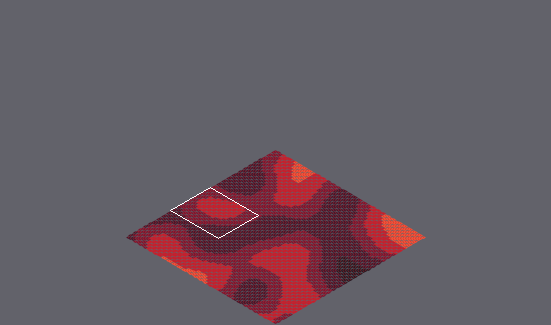
Tiled map: marswars/resources/mapAssets/loadmap.tmx. The first picture is a wide view before the edit; the outline marks the close-up.
Close-up. First the earlier version:
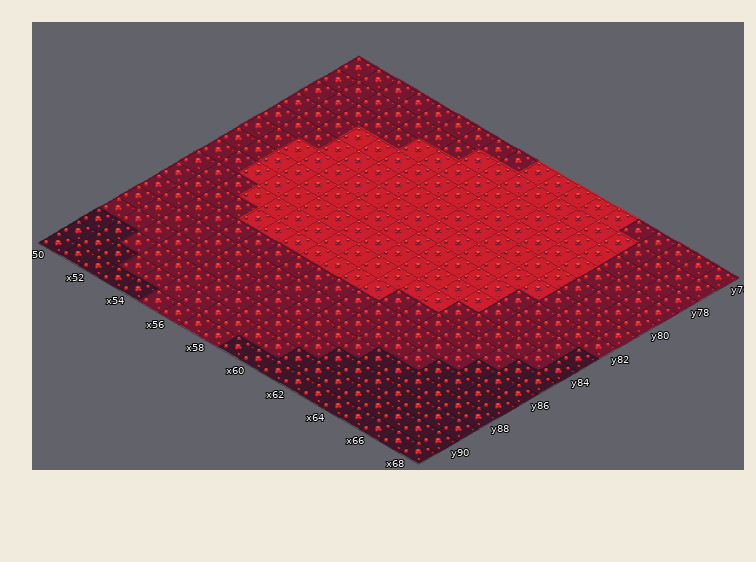
Cells are 55x32 px. Isometric: x runs down to the right, y down to the left. Shown: x 50..68, y 76..91. The commit also changed other parts of the map, which this record leaves out. The old version is drawn lined up with the new one.
And afterwards:
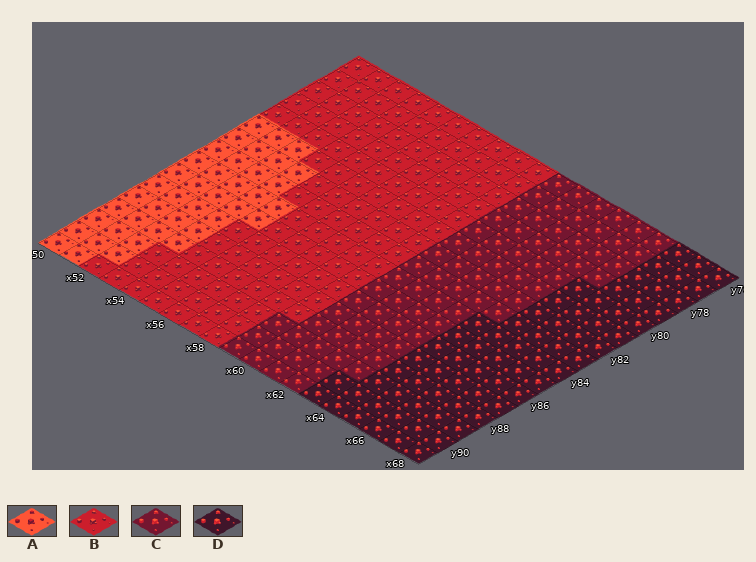
Key: from "tileset1": A 10 "mars006", B 11 "mars007", C 12 "mars008", D 13 "mars009".
_ is an empty cell.
The edit:
map size 100x100 -> 150x150 cells (old content now starts at 50,50; both pictures use the new coordinates)
Layer "Tile Layer 1":
y 76: x 50..58 CCCCCCCCC -> BBBBBBBBB; x 60..63 BBBB -> CCCC; x 66..68 CCC -> DDD
y 77: x 50..56 CCCCCCC -> BBBBBBB; x 60..64 BBBBB -> CCCCC; x 66..68 CCC -> DDD
y 78: x 50..54 CCCCC -> BBBBB; x 60..64 BBBBB -> CCCCC; x 66..68 CCC -> DDD
y 79: x 50..52 CCC -> BBB; x 60..64 BBBBB -> CCCCC; x 66..68 CCC -> DDD
y 80: x 50..52 CCC -> BBB; x 60..68 BBBBBCCCC -> CCCCCDDDD
y 81: x 50..52 CCB -> AAA; x 60..68 BBBBBCCCC -> CCCCCDDDD
y 82: x 50..53 CCBB -> AAAA; x 60..63 BBBB -> CCCC; x 65..68 CCCC -> DDDD
y 83: x 50..53 CCBB -> AAAA; x 60..63 BBBB -> CCCC; x 65..67 CCC -> DDD
y 84: x 50..54 CCCBB -> AAAAA; x 60..62 BBB -> CCC; x 64..67 CCCC -> DDDD
y 85: x 50..54 CCCCB -> AAAAA; x 60 B -> C; x 64..66 CCC -> DDD
y 86: x 50..59 CCCCCCCCCC -> AAAABBBBBB; x 64..65 CC -> DD
y 87: x 50..59 CCCCCCCCCC -> AAAABBBBBB; x 64 C -> D
y 88: x 50..59 CCCCCCCCCC -> AAAABBBBBB; x 63 D -> C
y 89: x 50..58 DDCCCCCCC -> AAABBBBBB; x 62..63 DD -> CC
y 90: x 50..58 DDDCCCCCC -> AAABBBBBB; x 61..62 DD -> CC
y 91: x 50..62 DDDDDCCCCDDDD -> AABBBBBBBCCCC
